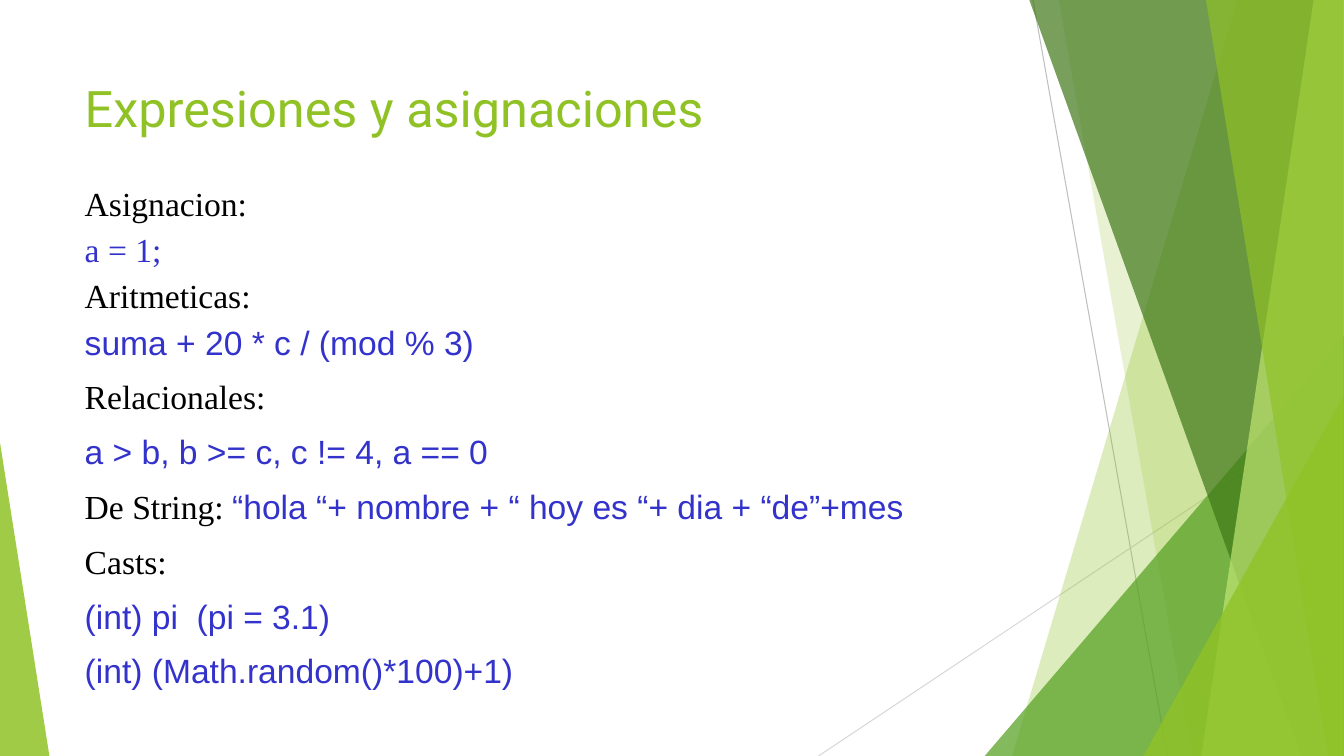
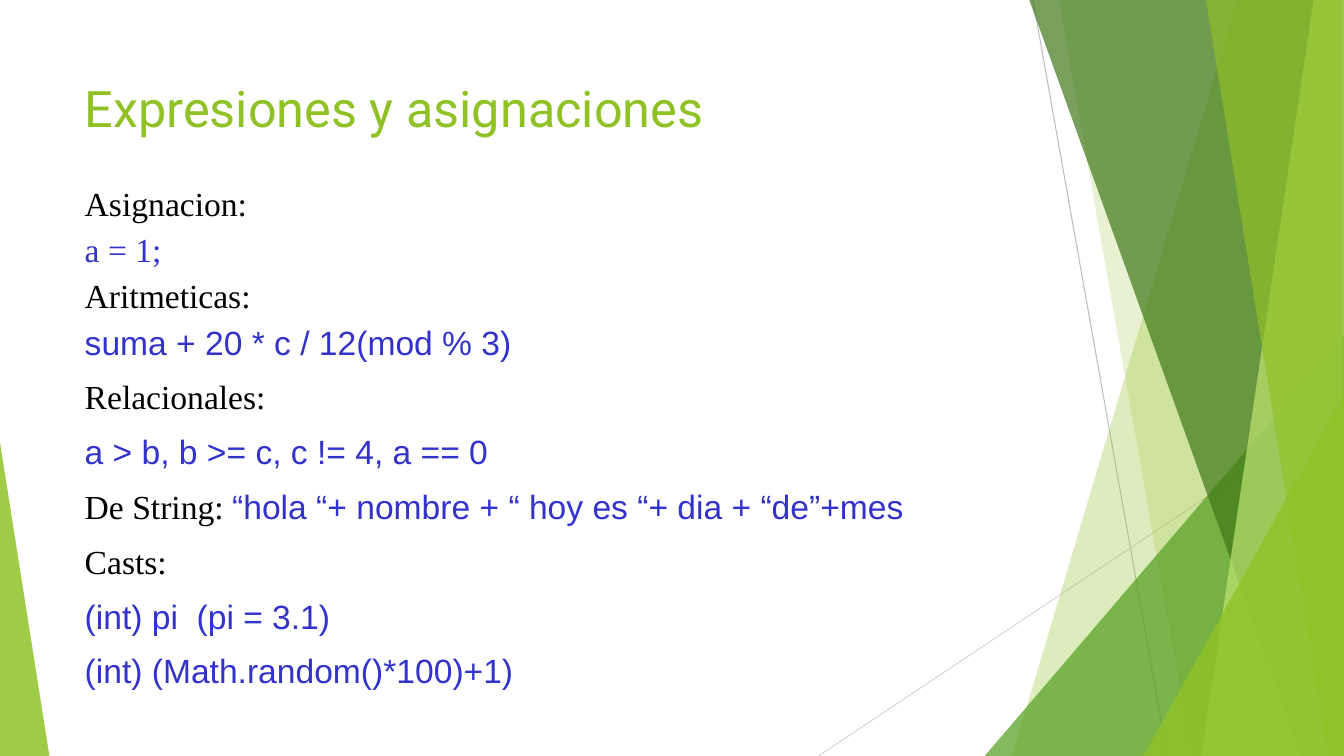
Before and after one commit to jomarnavarro/basicJava, a slide deck: slide 34 of Selenium, module 2.pptx. Drawn at 1344x756 pixels with LibreOffice and Linux fonts; fonts in the diff are those of the drawing. Boxes give left, top, right and bottom in pixels: in the first picture for what was removed or moved away, otherwise in the second. Text is boxed around its words. In the diff, an @@ line names an element or a change of style, - is before the commit and + after.

```diff
--- a/Selenium, module 2.pptx
+++ b/Selenium, module 2.pptx
@@ text at [85,330,511,362]: text changed @@
-suma + 20 * c / (mod % 3)
+suma + 20 * c / 12(mod % 3)
```
Also in this commit, not shown: 1 slide added, 1 slide removed, 3 other files.
